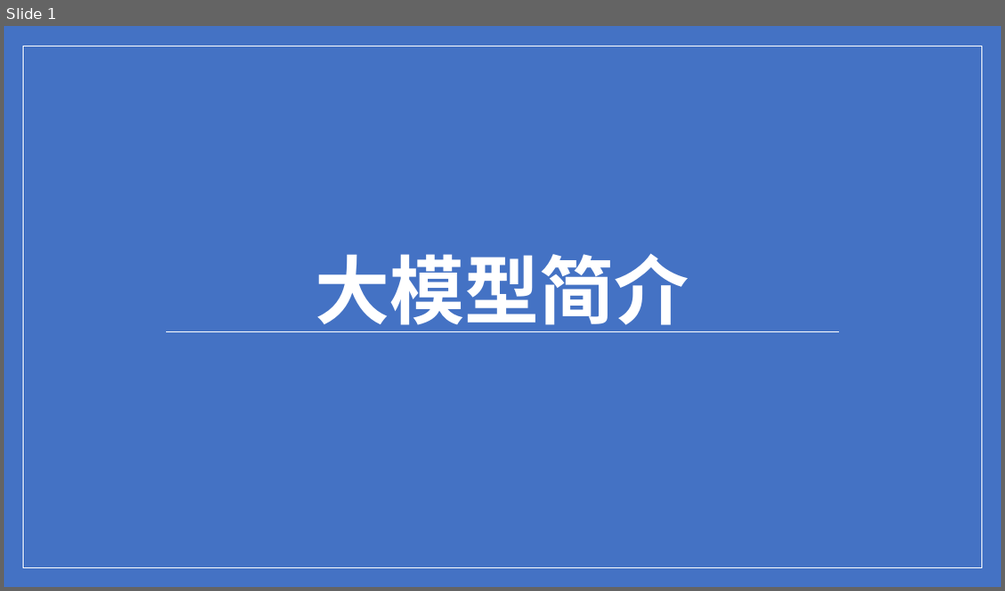
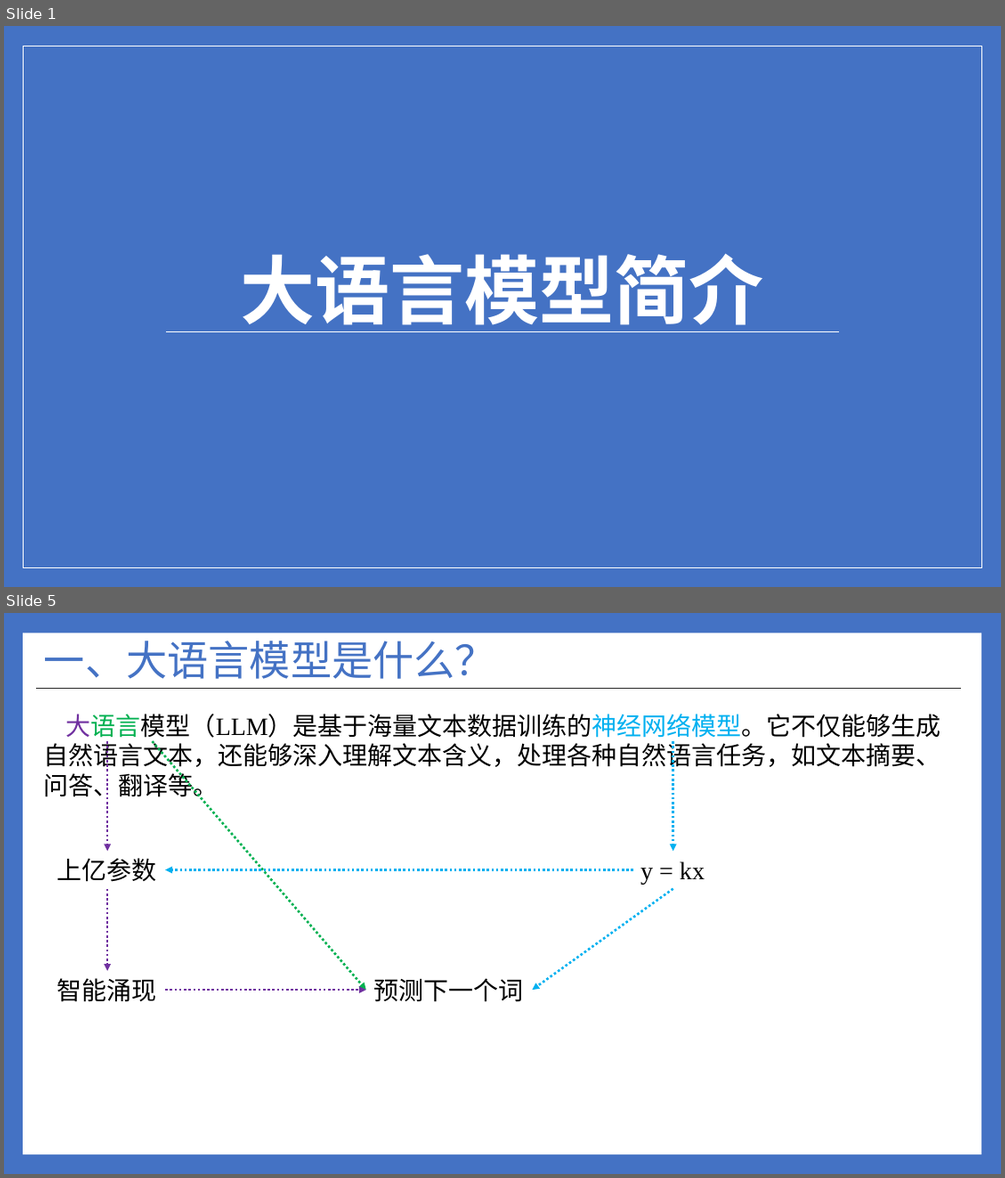
Before and after one commit to ylsdamxssjxxdd/eva, a slide deck: utils/软件介绍.pptx. Shown one above the other, each under a label of ours: slide 1 before the commit, slides 1 and 5 after it; the slides between them are not shown. The pictures are 1005x591 and 1005x1178 pixels, drawn with LibreOffice and Linux fonts; fonts in the diff are those of the drawing. Boxes give left, top, right and bottom in pixels: in the first picture for what was removed or moved away, otherwise in the second. Text is boxed around its words. In the diff, an @@ line names an element or a change of style, - is before the commit and + after.

```diff
--- a/utils/软件介绍.pptx
+++ b/utils/软件介绍.pptx
@@ slide 5 added at [4, 613, 1001, 1174], background #4472C4 @@
@@ rectangle added at [23, 633, 981, 1154], fill #FFFFFF @@
@@ title added at [44, 641, 496, 679], 39.6 pt, text #4472C4 @@
+一、大语言模型是什么？
@@ line added from (36, 689) to (961, 689), #262626 1 pt @@
@@ text added at [44, 714, 941, 802], 24 pt, text #000000 @@
+大语言模型（LLM）是基于海量文本数据训练的神经网络模型。它不仅能够生成自然语言文本，还能够深入理解文本含义，处理各种自然语言任务，如文本摘要、问答、翻译等。
@@ arrow added from (107, 742) to (107, 851), #7030A0 2.25 pt dashed @@
@@ arrow added from (152, 742) to (366, 989), #00B050 2.25 pt dashed @@
@@ arrow added from (673, 742) to (673, 851), #00B0F0 2.25 pt dashed @@
@@ text added at [57, 858, 156, 882], 24 pt, text #000000 @@
+上亿参数
@@ arrow added from (633, 869) to (165, 869), #00B0F0 2.25 pt dashed @@
@@ text added at [640, 861, 704, 884], 24 pt, text #000000 @@
+y = kx
@@ arrow added from (107, 889) to (107, 971), #7030A0 2.25 pt dashed @@
@@ arrow added from (673, 889) to (532, 989), #00B0F0 2.25 pt dashed @@
@@ text added at [57, 978, 156, 1002], 24 pt, text #000000 @@
+智能涌现
@@ text added at [373, 978, 523, 1002], 24 pt, text #000000 @@
+预测下一个词
@@ arrow added from (165, 989) to (366, 989), #7030A0 2.25 pt dashed @@
@@ slide 1 changed as well @@
@@ title at [241, 253, 764, 332]: text changed @@
-大模型简介
+大语言模型简介
```
Also in this commit, not shown: 4 other slides changed, 8 other slides added, 2 slides removed, 8 other files.
